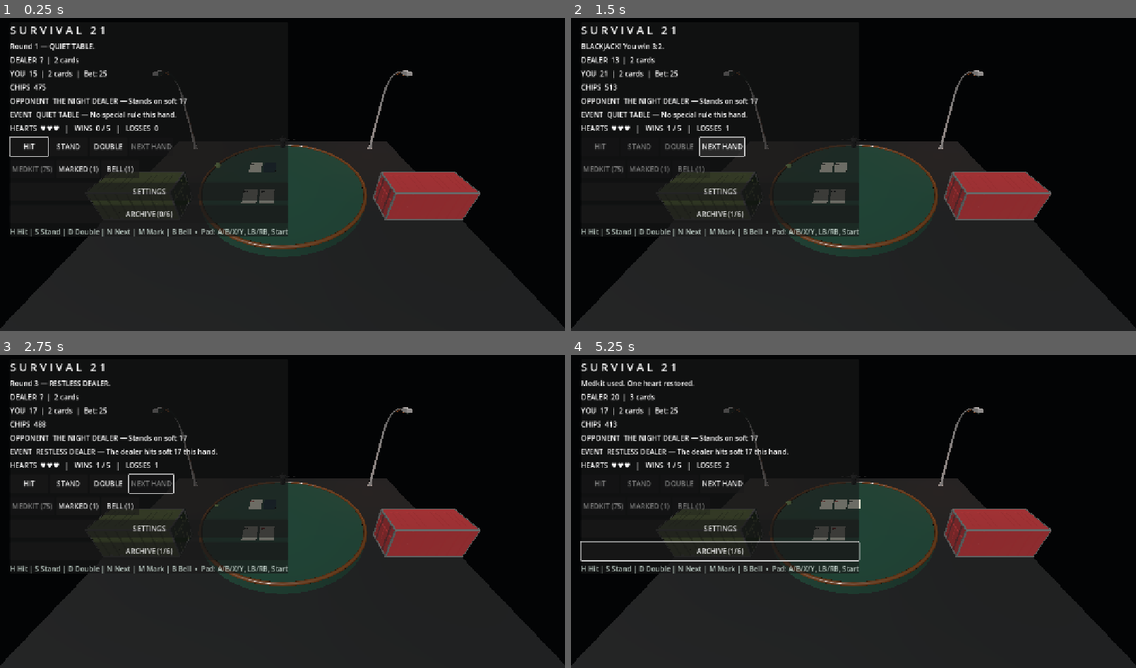
Above: before the commit, frames 1-4 (two rows, left to right).
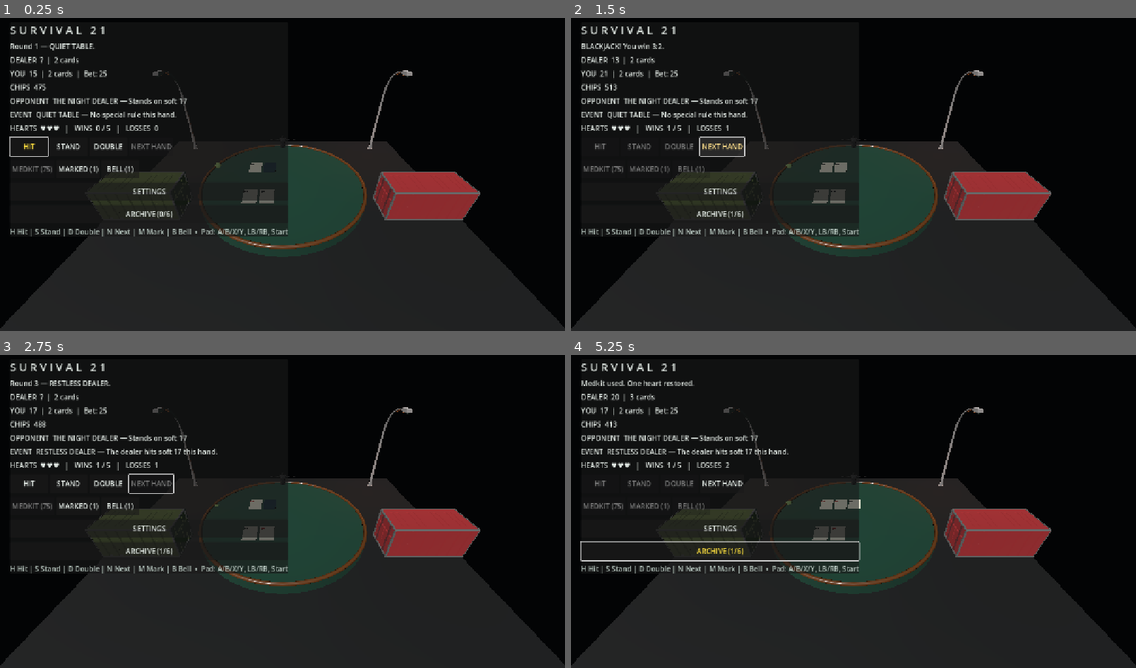
Above: after the commit, the same moments.

Repository: kage049754/Cgame
Game: Godot game, scene res://scenes/main.tscn
Same seed, same stepped clock (60 frames per second), same inputs: the game is played once before the commit and once after it.
Inputs:
- Up to frame 1 (0.25 s): no input
- Up to frame 2 (1.5 s): click "HIT" at 0.5 s; click "NEXT HAND" at 1.25 s
- Up to frame 3 (2.75 s): click "NEXT HAND" at 2 s
- Up to frame 4 (5.25 s): click "STAND" at 2.75 s; click "MEDKIT (75)" at 3.5 s; click "ARCHIVE (1/6)" at 4.25 s; click "OK" at 5 s

The runs differ from the first frame. In frame 1, 0.2% of the frame differs, in the area x 1-32%, y 2-42%; in frame 2, 0.3%; in frame 3, 0.2%; in frame 4, 0.3%, in the area x 1-38%, y 2-64%.
Error before the commit: Invalid assignment of property or key 'scale' with value of type 'Vector2' on a base object of type 'AcceptDialog'. (res://scripts/main.gd:150)

Commit message:
Fix accessibility theme and dialog scaling targets

Diff:
--- a/scripts/main.gd
+++ b/scripts/main.gd
@@ -146,9 +146,6 @@
 	if settings_panel != null:
 		settings_panel.scale = scale_vector
 		settings_panel.pivot_offset = settings_panel.size / 2.0
-	if archive_dialog != null:
-		archive_dialog.scale = scale_vector
-		archive_dialog.pivot_offset = archive_dialog.size / 2.0
 
 func _on_high_contrast_toggled(enabled: bool) -> void:
 	_apply_high_contrast(enabled)
@@ -166,7 +163,10 @@
 	accessibility_theme.set_color("font_hover_color", "Button", Color(1.0, 0.88, 0.55))
 	accessibility_theme.set_color("font_pressed_color", "Button", Color(1.0, 1.0, 1.0))
 	accessibility_theme.set_color("font_focus_color", "Button", Color(1.0, 0.88, 0.25))
-	ui_layer.theme = accessibility_theme
+	if root_ui_panel != null:
+		root_ui_panel.theme = accessibility_theme
+	if settings_panel != null:
+		settings_panel.theme = accessibility_theme
 
 func _on_ambience_volume_changed(value: float) -> void:
 	if audio_system != null:
